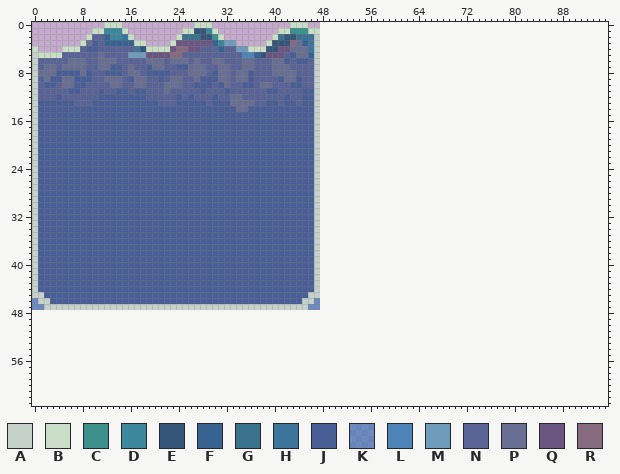
Two versions of one pixel-art file, Art/Environment/water2.aseprite. The picture above is the old version.
48x48 pixels, 1 frame. Colours within 5 levels of each other are drawn and written as one. The old version is drawn lined up with the new one, on the new canvas.
Palette (. is transparent): A #c6d1cc  B #cadec7  C #3c918d  D #3c879c  E #365679  F #386391  G #3d728d  H #3c749c  J #485e95  K #3c77b5a4  L #4e84b7  M #6f9cbb  N #596396  P #696f93  Q #6b5681  R #866a7d
After the commit:
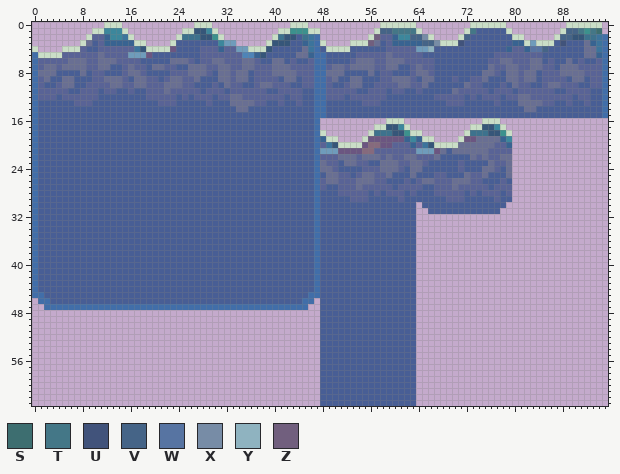
Colours new in this view: S #3d6e70  T #447787  U #41537b  V #456487  W #5774a2  X #778ca6  Y #8fb3c0  Z #715f7e
Edits made:
canvas 48x48 -> 96x64
colour A: #c6d1cc -> #416ea9
Changed rows in their new state; - is a pixel that keeps its letter.
first column x 0:
 0 ----------------------------------------------------------BBBBBB---------BBBBBB----------BBBBBB-
 1 ---------------------------------------------------------BVVTTTTB-------BTJJJJJB--------BVVTCTS-
 2 --------------------------------------------J-----------BZNNFDDVVXB----BVJJJJJJJBB-----BVVEEGGHA
 3 ------------------------JJJJJJJ------------JJ---B----BBBZPJNFFFFFVVXBBBUJJJJJJJJFFBMBBBJUJJJPFHA
 4 ------------------------JJJJ------------JJJJJ---JBBBBJJJJJJNNNNNMMYJJJJJJJJJJJJFNNFWWVJJJJJJPPHA
 5 --------------------JJJJJJJJ-----------JJJJ-----AJJJJJNNNNNPNNNNNJJJJJJJJJJJJNNNNNNNNJJJJJJJPPFA
 6 ------------------JJJJJ----J----------JJ--------AJJJJNPPPNNPPPNNNNNJJJJJJJJJNNPPNNNPPJNJJPJNJJNA
 7 ------------------------------------------------ANPPNPPPPNNPPJJNPNNJJJJJJJJJPNNPPNNPPNNJPPPNNNNA
 8 ------------------------------------------------APPPJJJJPJNNJJJNPPNJJJJJJJJPPNJPPNPPJNNNPPPPNNNA
 9 ------------------------------------------------ANPJJPPJJJNNPPPNJPPJJJNJJNNPJJJPPNPPJNNNNJPPJNNA
10 ------------------------------------------------ANJJNPPJJNNNNPPNNPJJJJJJPNNJJJNJPNNJJNPPNNNJJNNA
11 ------------------------------------------------ANNNNNJJNNNJNNJJNJJJJJPNNNNNJNNNJNNNNNNJJNNNNJJA
12 ------------------------------------------------ANNNJNNNNNNJJJJJJJJNNNNNJNJNNNJNNPPNNNNNNNJNNJJA
13 ------------------------------------------------AJJJJJJNNNJJJJJJJJJJJNNNJJJJJNJJJPPPPNNJJNJJNJJA
14 ------------------------------------------------AJJJJJJJJJJJJJJJJJJJJJJJJJJJJJJJJJPPJJJJJJJJJJJA
15 ------------------------------------------------AJJJJJJJJJJJJJJJJJJJJJJJJJJJJJJJJJJJJJJJJJJJJJJA
16 -----------------------------------------------------------BBB-------------BBB------------------
17 ---------------------------------------------------------BBEEDB----------BBEEDB-----------------
18 ------------------------------------------------B-------BGGGEECBB-------BGGGEECB----------------
19 ------------------------------------------------FBB----BQQQQQQFDFBB----BQQPPPPFD----------------
20 ------------------------------------------------NHEBBBBQRRQQNNNFNHEBBBBPPPPPPNNF----------------
21 ------------------------------------------------MMMQQQQRRNNNNNNNMMMQPJPPPPPPNNNN----------------
22 ------------------------------------------------NNNPPPNPPPNPNNPPNNNPJJJJJPNPNNPP----------------
23 ------------------------------------------------PNNJPPNNJJPPPNNPPNJJJJJNJJJJPNNP----------------
24 ------------------------------------------------PPNJJJJNNNPPPNJPPJJJJJJNJJJPPNJP----------------
25 ------------------------------------------------JPPNNJNPPNNPJJJPJJJNNJJJPNNPJJJP----------------
26 ------------------------------------------------NPPNNNPPPNNJJJNJNPPNNNPPPNNJJJNJ----------------
27 ------------------------------------------------NJJNNNPNNNNNJNNNNJJNNNPNNNNNJNNN----------------
28 ------------------------------------------------JJJNNNNNJNJNNNJNJJJNNNNNJNJNNNJN----------------
29 ------------------------------------------------JJJJJNNNJJJJJNJJJJJJJNNNJJJJJNJJ----------------
30 ------------------------------------------------JJJJJJJJJJJJJJJJ-JJJJJJJJJJJJJJ-----------------
31 ------------------------------------------------JJJJJJJJJJJJJJJJ--JJJJJJJJJJJJ------------------
32 ------------------------------------------------JJJJJJJJJJJJJJJJ--------------------------------
33 ------------------------------------------------JJJJJJJJJJJJJJJJ--------------------------------
34 ------------------------------------------------JJJJJJJJJJJJJJJJ--------------------------------
35 ------------------------------------------------JJJJJJJJJJJJJJJJ--------------------------------
36 ------------------------------------------------JJJJJJJJJJJJJJJJ--------------------------------
37 ------------------------------------------------JJJJJJJJJJJJJJJJ--------------------------------
38 ------------------------------------------------JJJJJJJJJJJJJJJJ--------------------------------
39 ------------------------------------------------JJJJJJJJJJJJJJJJ--------------------------------
40 ------------------------------------------------JJJJJJJJJJJJJJJJ--------------------------------
41 ------------------------------------------------JJJJJJJJJJJJJJJJ--------------------------------
42 ------------------------------------------------JJJJJJJJJJJJJJJJ--------------------------------
43 ------------------------------------------------JJJJJJJJJJJJJJJJ--------------------------------
44 ------------------------------------------------JJJJJJJJJJJJJJJJ--------------------------------
45 ------------------------------------------------JJJJJJJJJJJJJJJJ--------------------------------
46 .----------------------------------------------.JJJJJJJJJJJJJJJJ--------------------------------
47 ..--------------------------------------------..JJJJJJJJJJJJJJJJ--------------------------------
48 ------------------------------------------------JJJJJJJJJJJJJJJJ--------------------------------
49 ------------------------------------------------JJJJJJJJJJJJJJJJ--------------------------------
50 ------------------------------------------------JJJJJJJJJJJJJJJJ--------------------------------
51 ------------------------------------------------JJJJJJJJJJJJJJJJ--------------------------------
52 ------------------------------------------------JJJJJJJJJJJJJJJJ--------------------------------
53 ------------------------------------------------JJJJJJJJJJJJJJJJ--------------------------------
54 ------------------------------------------------JJJJJJJJJJJJJJJJ--------------------------------
55 ------------------------------------------------JJJJJJJJJJJJJJJJ--------------------------------
56 ------------------------------------------------JJJJJJJJJJJJJJJJ--------------------------------
57 ------------------------------------------------JJJJJJJJJJJJJJJJ--------------------------------
58 ------------------------------------------------JJJJJJJJJJJJJJJJ--------------------------------
59 ------------------------------------------------JJJJJJJJJJJJJJJJ--------------------------------
60 ------------------------------------------------JJJJJJJJJJJJJJJJ--------------------------------
61 ------------------------------------------------JJJJJJJJJJJJJJJJ--------------------------------
62 ------------------------------------------------JJJJJJJJJJJJJJJJ--------------------------------
63 ------------------------------------------------JJJJJJJJJJJJJJJJ--------------------------------
